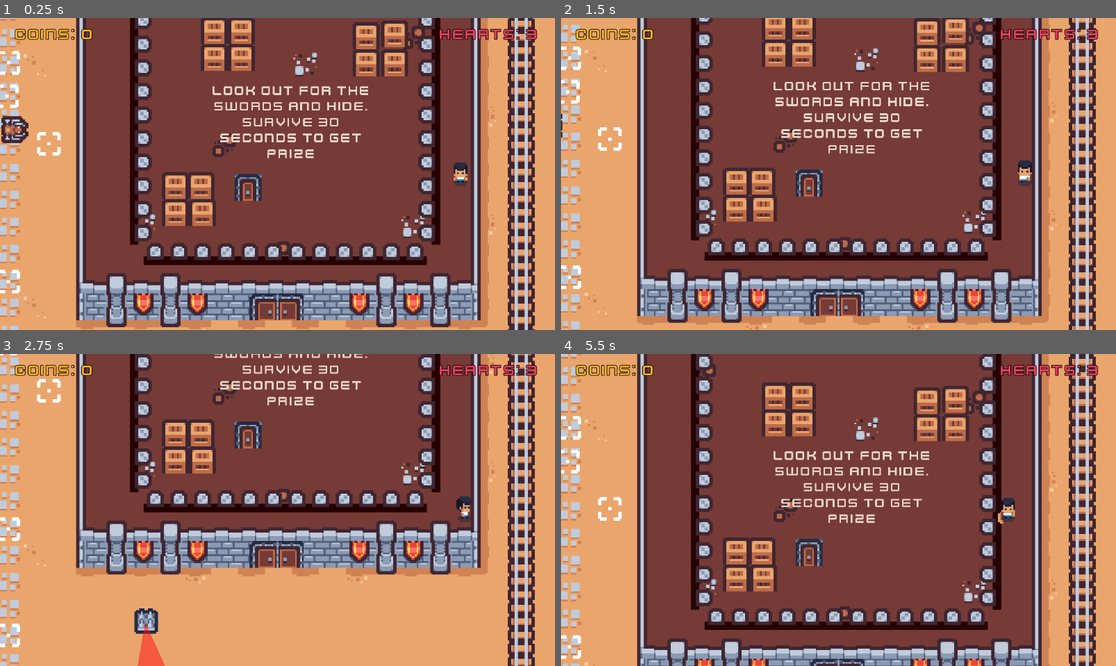
Above: before the commit, frames 1-4 (two rows, left to right).
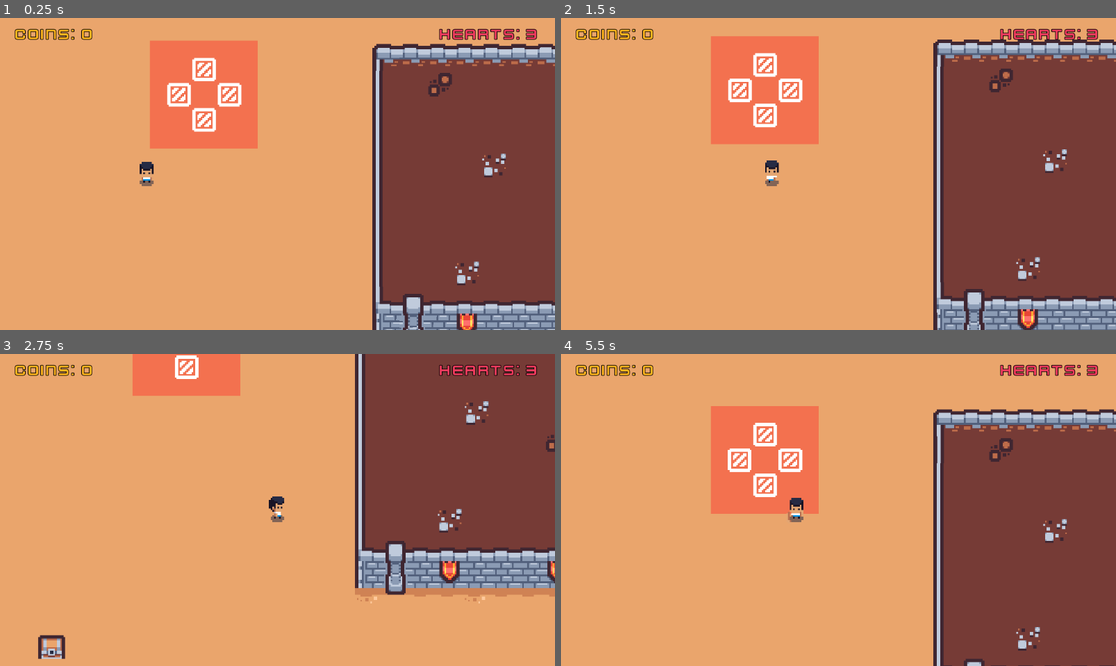
Above: after the commit, the same moments.

Repository: ki8yk8/game-dev-resolution
Game: Godot game, scene res://scenes/game_play.tscn
The game is run twice, just before and just after one commit, with the same random seed, the same clock (stepped at 60 frames per second) and the same inputs.
Inputs (mouse positions are in pixels of both pictures, inside the frame that each line leads up to):
- Up to frame 1 (0.25 s): no input
- Up to frame 2 (1.5 s): tap Enter at 0.5 s; move the mouse to (960, 158) at 0.52 s; hold D (right) 0.53-1.28 s; tap Space (action) at 0.6 s; click (960, 158) at 0.67 s; move the mouse to (727, 189) at 1.27 s; hold Down (down) from 1.28 s (still down); tap Alt at 1.35 s
- Up to frame 3 (2.75 s): move the mouse to (333, 441) at 2.02 s; release Down (down) at 2.03 s; hold D (right) from 2.03 s (still down); tap Shift at 2.1 s
- Up to frame 4 (5.5 s): move the mouse to (810, 572) at 2.77 s; release D (right) at 2.78 s; hold Up (up) 2.78-3.53 s; tap one key every 0.75 s from 2.85 s: Space (action) Alt Shift Space (action); click (810, 572) at 2.92 s; move the mouse to (1005, 556) at 3.52 s; hold A (left) 3.53-5.03 s; move the mouse to (672, 463) at 4.27 s; move the mouse to (866, 510) at 5.02 s; hold Down (down) from 5.03 s (still down); click (866, 510) at 5.17 s

The runs differ from the first frame. In frame 1, 77% of the frame differs, in the area x 0-100%, y 0-100%; in frame 2, 76%; in frame 3, 58%; in frame 4, 77%.

Commit message:
adds shatter logic

Diff:
--- a/scenes/game_play.tscn
+++ b/scenes/game_play.tscn
@@ -24,6 +24,7 @@
 [ext_resource type="PackedScene" uid="uid://b7ox3ci61xpw2" path="res://scenes/sokoban_prize.tscn" id="22_r1sdi"]
 [ext_resource type="FontFile" uid="uid://cl0lsa2i5yuru" path="res://assets/font/Kenney Future.ttf" id="23_xaioq"]
 [ext_resource type="PackedScene" uid="uid://bwrlwfb8e4drp" path="res://scenes/survive_attack.tscn" id="24_rygmw"]
+[ext_resource type="PackedScene" uid="uid://omj1cdwyqirn" path="res://scenes/scorpion_trap.tscn" id="25_jcoka"]
 
 [sub_resource type="WorldBoundaryShape2D" id="WorldBoundaryShape2D_0dypk"]
 distance = -290.0
@@ -589,7 +590,7 @@
 [node name="Player" parent="." unique_id=1116653195 instance=ExtResource("2_swo0f")]
 unique_name_in_owner = true
 z_index = 2
-position = Vector2(1316, 89)
+position = Vector2(-150, 397)
 
 [node name="Camera2D" type="Camera2D" parent="Player" unique_id=1878565070]
 zoom = Vector2(3.5, 3.5)
@@ -779,6 +780,18 @@
 [node name="Shooter3" parent="Shooters" unique_id=250027420 instance=ExtResource("13_yksfn")]
 position = Vector2(130, -132)
 
+[node name="Shooter4" parent="Shooters" unique_id=396063104 instance=ExtResource("13_yksfn")]
+position = Vector2(1129, 208)
+
+[node name="Shooter5" parent="Shooters" unique_id=1163425840 instance=ExtResource("13_yksfn")]
+position = Vector2(546, 394)
+
+[node name="Shooter6" parent="Shooters" unique_id=506639012 instance=ExtResource("13_yksfn")]
+position = Vector2(669, 344)
+
+[node name="Shooter7" parent="Shooters" unique_id=2069622028 instance=ExtResource("13_yksfn")]
+position = Vector2(215, 458)
+
 [node name="PushTraps" type="Node2D" parent="." unique_id=31426630]
 
 [node name="PushTrap" parent="PushTraps" unique_id=1038269714 instance=ExtResource("14_gdvef")]
@@ -940,6 +953,15 @@
 
 [node name="Spider5" parent="Spiders" unique_id=1159352095 instance=ExtResource("17_audy8")]
 position = Vector2(614, -31)
+
+[node name="Spider6" parent="Spiders" unique_id=993891071 instance=ExtResource("17_audy8")]
+position = Vector2(740, 416)
+
+[node name="Spider7" parent="Spiders" unique_id=199965760 instance=ExtResource("17_audy8")]
+position = Vector2(151, 543)
+
+[node name="Spider8" parent="Spiders" unique_id=8847076 instance=ExtResource("17_audy8")]
+position = Vector2(1242, 533)
 
 [node name="Sokobans" type="Node2D" parent="." unique_id=905536637]
 
@@ -1400,23 +1422,5 @@
 [node name="SurviveAttack" parent="." unique_id=603188585 instance=ExtResource("24_rygmw")]
 position = Vector2(1212, 47)
 
-[node name="Shooter" parent="." unique_id=1195562907 instance=ExtResource("13_yksfn")]
-position = Vector2(1129, 208)
-
-[node name="Shooter2" parent="." unique_id=1053983207 instance=ExtResource("13_yksfn")]
-position = Vector2(546, 394)
-
-[node name="Shooter3" parent="." unique_id=1184385060 instance=ExtResource("13_yksfn")]
-position = Vector2(669, 344)
-
-[node name="Shooter4" parent="." unique_id=1863107451 instance=ExtResource("13_yksfn")]
-position = Vector2(215, 458)
-
-[node name="Spider" parent="." unique_id=1205814972 instance=ExtResource("17_audy8")]
-position = Vector2(740, 416)
-
-[node name="Spider2" parent="." unique_id=63185825 instance=ExtResource("17_audy8")]
-position = Vector2(52, 536)
-
-[node name="Spider3" parent="." unique_id=1690464846 instance=ExtResource("17_audy8")]
-position = Vector2(1242, 533)
+[node name="ScorpionTrap" parent="." unique_id=1253077298 instance=ExtResource("25_jcoka")]
+position = Vector2(-116, 350)
--- /dev/null
+++ b/scenes/glass.tscn
@@ -0,0 +1,28 @@
+[gd_scene format=3 uid="uid://xlg1sbpbo6nk"]
+
+[ext_resource type="Script" uid="uid://ue3hurb8vrro" path="res://scripts/glass.gd" id="1_6cmal"]
+[ext_resource type="Texture2D" uid="uid://6bw8exb71kll" path="res://assets/png/dungeon/tilemap.png" id="1_gtrt1"]
+
+[sub_resource type="AtlasTexture" id="AtlasTexture_6cmal"]
+atlas = ExtResource("1_gtrt1")
+region = Rect2(17, 85, 16, 16)
+
+[sub_resource type="AtlasTexture" id="AtlasTexture_gtrt1"]
+atlas = ExtResource("1_gtrt1")
+region = Rect2(34, 85, 16, 16)
+
+[sub_resource type="RectangleShape2D" id="RectangleShape2D_yaf02"]
+size = Vector2(14, 14)
+
+[node name="Glass" type="StaticBody2D" unique_id=1356654985]
+collision_mask = 6
+script = ExtResource("1_6cmal")
+
+[node name="GlassSprite" type="Sprite2D" parent="." unique_id=174371886]
+texture = SubResource("AtlasTexture_6cmal")
+
+[node name="GlassShattered" type="Sprite2D" parent="." unique_id=451147603]
+texture = SubResource("AtlasTexture_gtrt1")
+
+[node name="CollisionShape2D" type="CollisionShape2D" parent="." unique_id=1411727651]
+shape = SubResource("RectangleShape2D_yaf02")
--- /dev/null
+++ b/scenes/scorpion_trap.tscn
@@ -0,0 +1,35 @@
+[gd_scene format=3 uid="uid://omj1cdwyqirn"]
+
+[ext_resource type="PackedScene" uid="uid://xlg1sbpbo6nk" path="res://scenes/glass.tscn" id="1_nxhl3"]
+[ext_resource type="Script" uid="uid://c1b7k651ufok0" path="res://scripts/scorpion_trap.gd" id="1_xhclf"]
+
+[sub_resource type="RectangleShape2D" id="RectangleShape2D_nxhl3"]
+size = Vector2(64, 64)
+
+[node name="ScorpionTrap" type="Area2D" unique_id=1253077298]
+collision_mask = 2
+script = ExtResource("1_xhclf")
+
+[node name="Polygon2D" type="Polygon2D" parent="." unique_id=1290835049]
+color = Color(1, 0.13999999, 0.13999999, 0.4)
+polygon = PackedVector2Array(-32, -32, -32, 32, 32, 32, 32, -32)
+
+[node name="Glasses" type="Node2D" parent="." unique_id=2046716743]
+
+[node name="Glass2" parent="Glasses" unique_id=1356654985 instance=ExtResource("1_nxhl3")]
+position = Vector2(0, 15)
+
+[node name="Glass3" parent="Glasses" unique_id=407672448 instance=ExtResource("1_nxhl3")]
+position = Vector2(15, 0)
+
+[node name="Glass4" parent="Glasses" unique_id=1482442528 instance=ExtResource("1_nxhl3")]
+position = Vector2(0, -15)
+
+[node name="Glass5" parent="Glasses" unique_id=576488017 instance=ExtResource("1_nxhl3")]
+position = Vector2(-15, 0)
+
+[node name="CollisionShape2D" type="CollisionShape2D" parent="." unique_id=111446990]
+shape = SubResource("RectangleShape2D_nxhl3")
+
+[connection signal="body_entered" from="." to="." method="_on_body_entered"]
+[connection signal="body_exited" from="." to="." method="_on_body_exited"]
--- /dev/null
+++ b/scripts/glass.gd
@@ -0,0 +1,14 @@
+extends StaticBody2D
+
+@onready var glassSprite: Sprite2D = $GlassSprite
+@onready var glassShattered: Sprite2D = $GlassShattered
+@onready var collisionShape: CollisionShape2D = $CollisionShape2D
+
+func _ready() -> void:
+	glassShattered.visible = false
+
+func shatter():
+	# on shatter shatter sprite becomes visible and collision shape disappears
+	glassSprite.visible = false
+	glassShattered.visible = true
+	collisionShape.disabled = true
--- /dev/null
+++ b/scripts/scorpion_trap.gd
@@ -0,0 +1,33 @@
+extends Area2D
+
+@onready var glass1 = $Glasses/Glass2
+@onready var glass2 = $Glasses/Glass3
+@onready var glass3 = $Glasses/Glass4
+@onready var glass4 = $Glasses/Glass5
+@onready var stayTimer:Timer = $StayTimer
+
+const THRESHOLD = 3.0
+
+var timeElpased: float = 0.0
+var playerInside: bool = false
+var shattered: bool = false
+
+func _process(delta: float) -> void:
+	if playerInside and not shattered:
+		timeElpased += delta
+
+	if timeElpased > THRESHOLD:
+		_shatter_and_release()
+
+func _shatter_and_release():
+	var glasses = [glass1, glass2, glass3, glass4]
+	for glass in glasses:
+		glass.shatter()
+
+func _on_body_entered(body: Node2D) -> void:
+	if body is Player:
+		playerInside = true
+
+func _on_body_exited(body: Node2D) -> void:
+	if body is Player:
+		playerInside = false
Not shown, added: scripts/glass.gd.uid
Not shown, added: scripts/scorpion_trap.gd.uid
